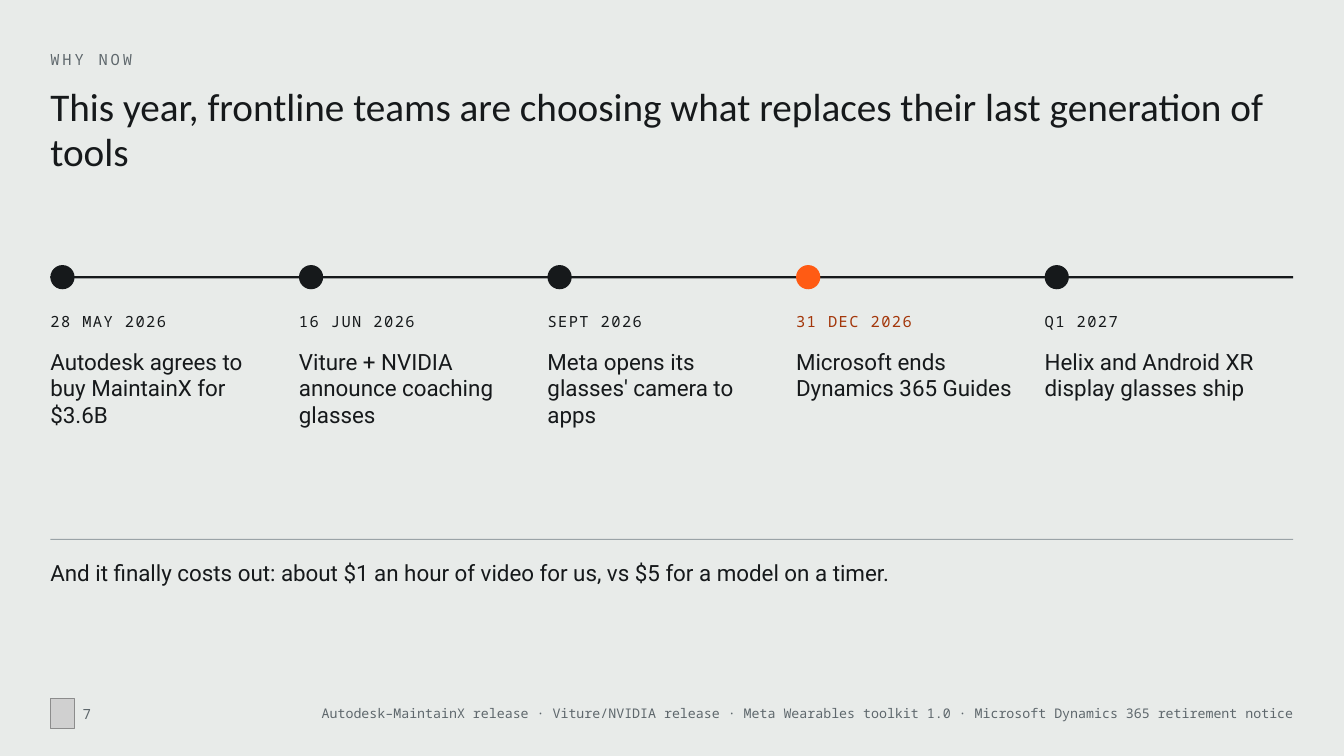
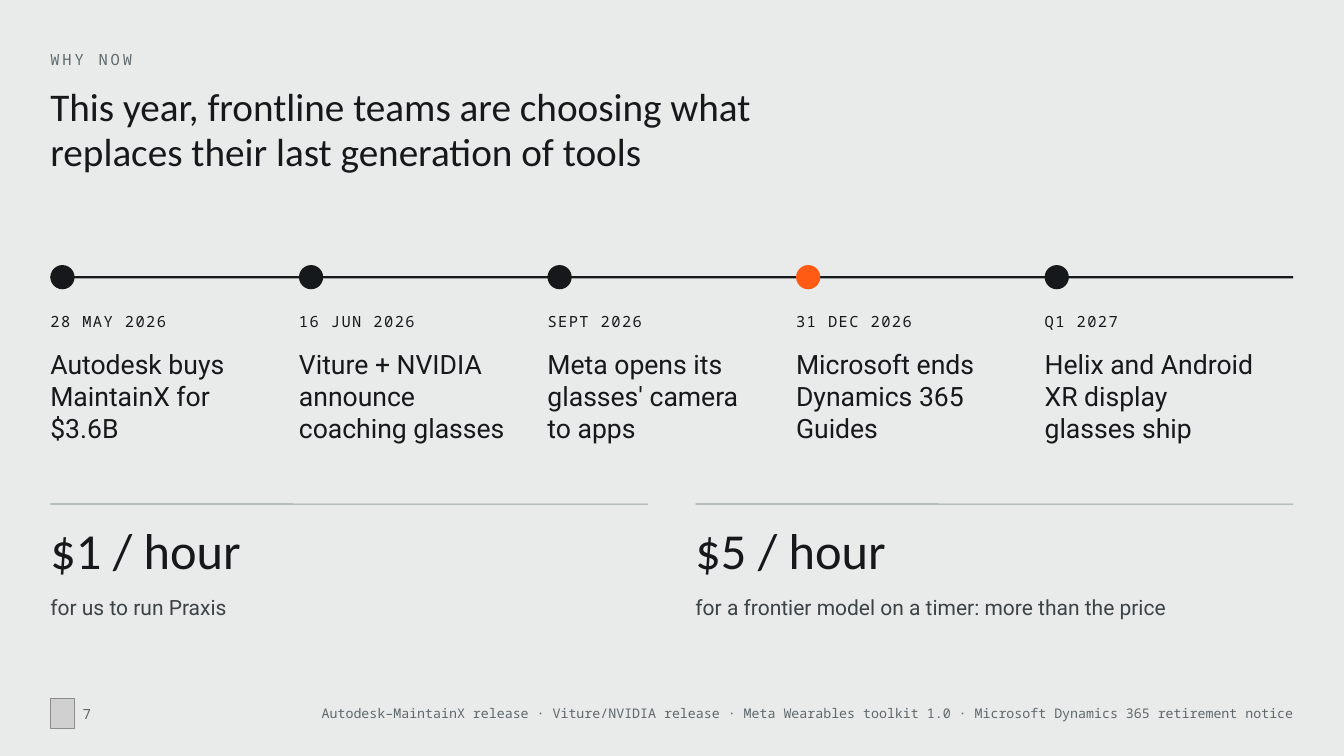
Before and after one commit to MonishSaravana/praxis, a slide deck: slide 7 of deck/Praxis_SAH_Oct2026.pptx. Drawn at 1344x756 pixels with LibreOffice and Linux fonts; fonts in the diff are those of the drawing; grey boxes stand for pictures. Boxes give left, top, right and bottom in pixels: in the first picture for what was removed or moved away, otherwise in the second. Text is boxed around its words. In the diff, an @@ line names an element or a change of style, - is before the commit and + after.

```diff
--- a/deck/Praxis_SAH_Oct2026.pptx
+++ b/deck/Praxis_SAH_Oct2026.pptx
@@ title at bbox=[50, 93, 750, 173]: text changed @@
-This year, frontline teams are choosing what replaces their last generation of tools
+This year, frontline teams are choosing what
+replaces their last generation of tools
@@ text "31 DEC 2026" at bbox=[796, 316, 912, 327]: text colour #A3360A to #16191B @@
@@ text at bbox=[50, 354, 224, 441]: text changed; size 16 to 19 pt @@
-Autodesk agrees to buy MaintainX for $3.6B
+Autodesk buys MaintainX for $3.6B
@@ size 16 to 19 pt in 4 elements at bbox=[299, 355, 504, 444], bbox=[547, 355, 739, 444], bbox=[796, 353, 974, 439], bbox=[1045, 354, 1253, 444] @@
@@ line moved from (50, 539) - (1294, 539) to (50, 504) - (648, 504) @@
@@ line added from (696, 504) to (1294, 504), #9AA3A7 0.75 pt @@
@@ text at bbox=[50, 534, 241, 575]: text changed; size 16 to 36 pt; font Roboto to Calibri @@
-And it finally costs out: about $1 an hour of video for us, vs $5 for a model on a timer.
+$1 / hour
@@ text added at bbox=[695, 534, 886, 575], 36 pt, text #16191B @@
+$5 / hour
@@ text added at bbox=[50, 599, 227, 615], 15 pt, text #3C4347 @@
+for us to run Praxis
@@ text added at bbox=[695, 599, 1166, 620], 15 pt, text #3C4347 @@
+for a frontier model on a timer: more than the price
```
Also in this commit, not shown: 18 other slides changed, 30 other files.
